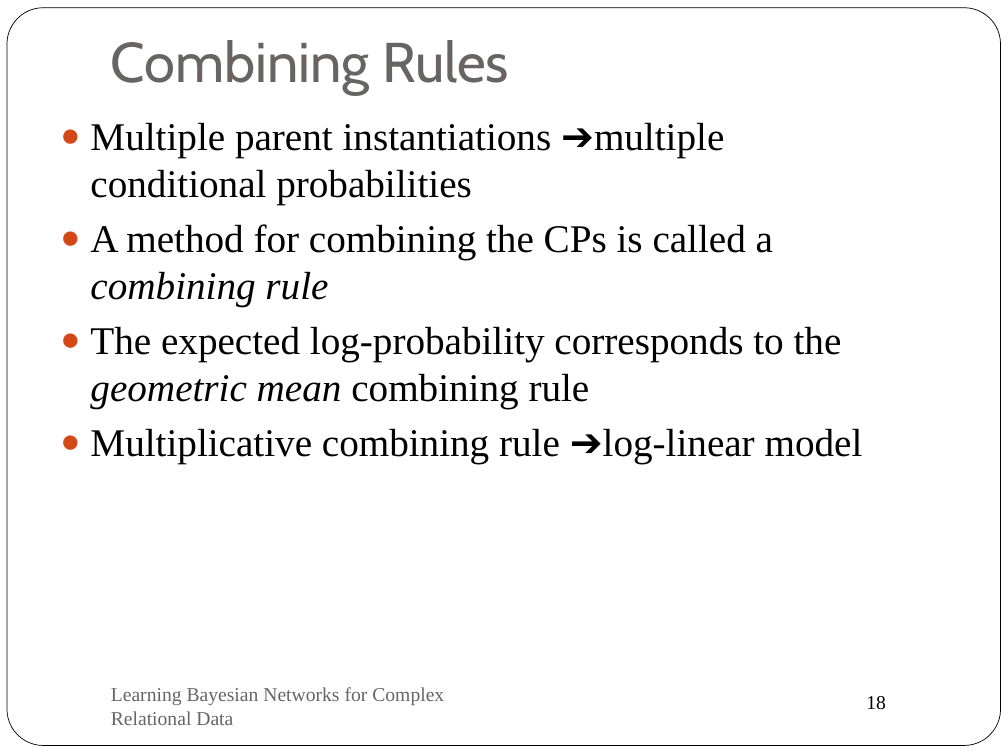
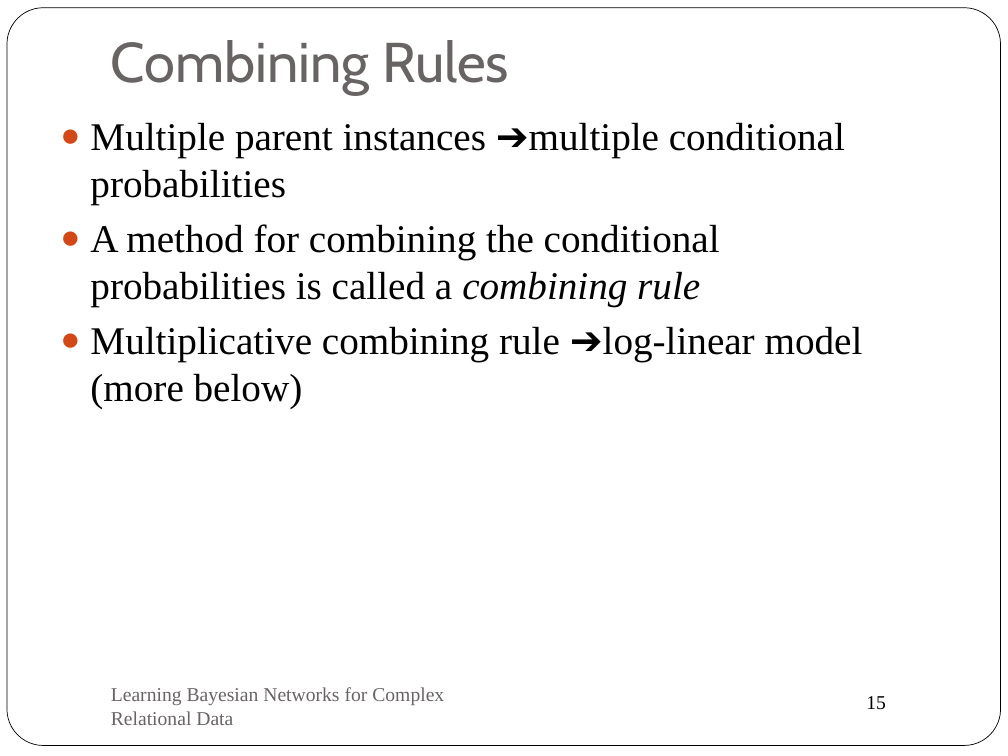
Before and after one commit to oschulte/srl-tutorial-slides, a slide deck: slide 15 of ch5-rel-bayes-net-classifier.pptx (slide 18 before the commit). Drawn at 1008x756 pixels with LibreOffice and Linux fonts; fonts in the diff are those of the drawing. Boxes give left, top, right and bottom in pixels: in the first picture for what was removed or moved away, otherwise in the second. Text is boxed around its words. In the diff, an @@ line names an element or a change of style, - is before the commit and + after.

```diff
--- a/ch5-rel-bayes-net-classifier.pptx
+++ b/ch5-rel-bayes-net-classifier.pptx
@@ text at (90, 122, 863, 409): text changed @@
-● Multiple parent instantiations ➔multiple conditional probabilities
-● A method for combining the CPs is called a combining rule
-● The expected log-probability corresponds to the geometric mean combining rule
-● Multiplicative combining rule ➔log-linear model
+● Multiple parent instances ➔multiple conditional probabilities
+● A method for combining the conditional probabilities is called a combining rule
+● Multiplicative combining rule ➔log-linear model (more below)
@@ page number at (866, 696, 886, 710): text changed @@
-18
+15
```
Also in this commit, not shown: 11 other slides changed, 5 slides added, 9 slides removed.
